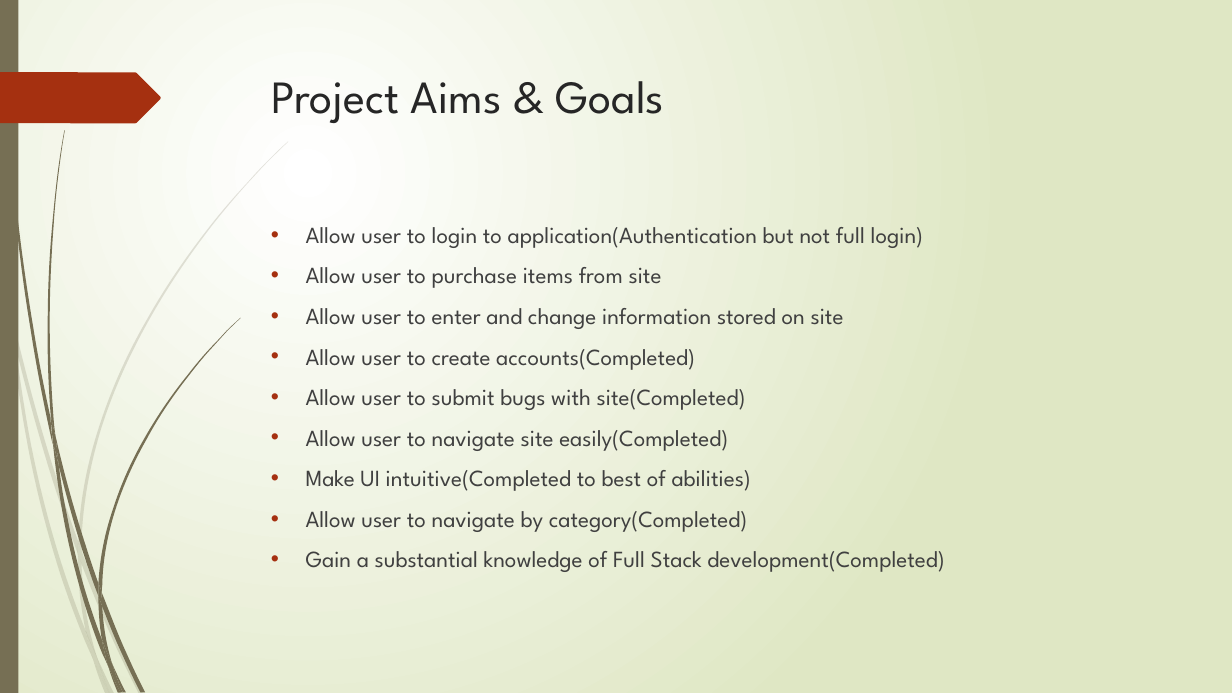
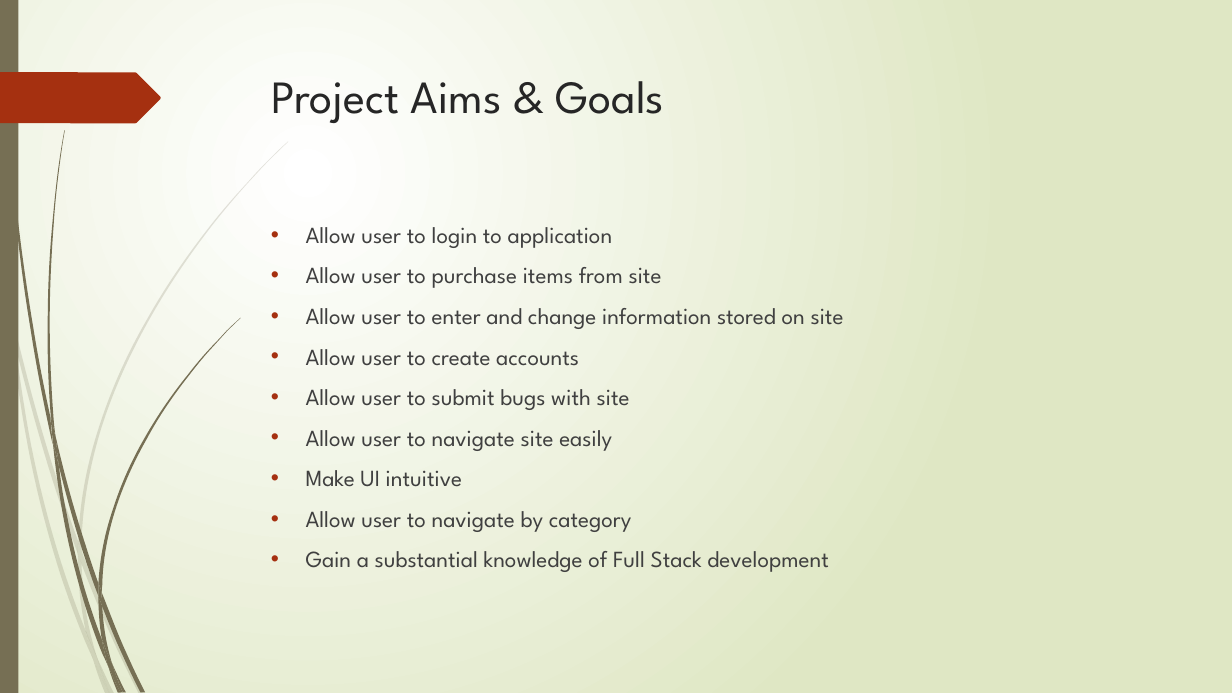
Before and after one commit to Ultan-Kearns/eCommerceApp, a slide deck: slide 8 of Presentation IT Professional.pptx. Drawn at 1232x693 pixels with LibreOffice and Linux fonts; fonts in the diff are those of the drawing. Boxes give left, top, right and bottom in pixels: in the first picture for what was removed or moved away, otherwise in the second. Text is boxed around its words. In the diff, an @@ line names an element or a change of style, - is before the commit and + after.

```diff
--- a/Presentation IT Professional.pptx
+++ b/Presentation IT Professional.pptx
@@ text at box(306, 227, 613, 248): text changed @@
-• Allow user to login to application(Authentication but not full login)
+• Allow user to login to application
@@ text at box(306, 349, 828, 572): text changed @@
-• Allow user to create accounts(Completed)
-• Allow user to submit bugs with site(Completed)
-• Allow user to navigate site easily(Completed)
-• Make UI intuitive(Completed to best of abilities)
-• Allow user to navigate by category(Completed)
-• Gain a substantial knowledge of Full Stack development(Completed)
+• Allow user to create accounts
+• Allow user to submit bugs with site
+• Allow user to navigate site easily
+• Make UI intuitive
+• Allow user to navigate by category
+• Gain a substantial knowledge of Full Stack development
```
Also in this commit, not shown: 3 other slides changed, 5 slides removed.
